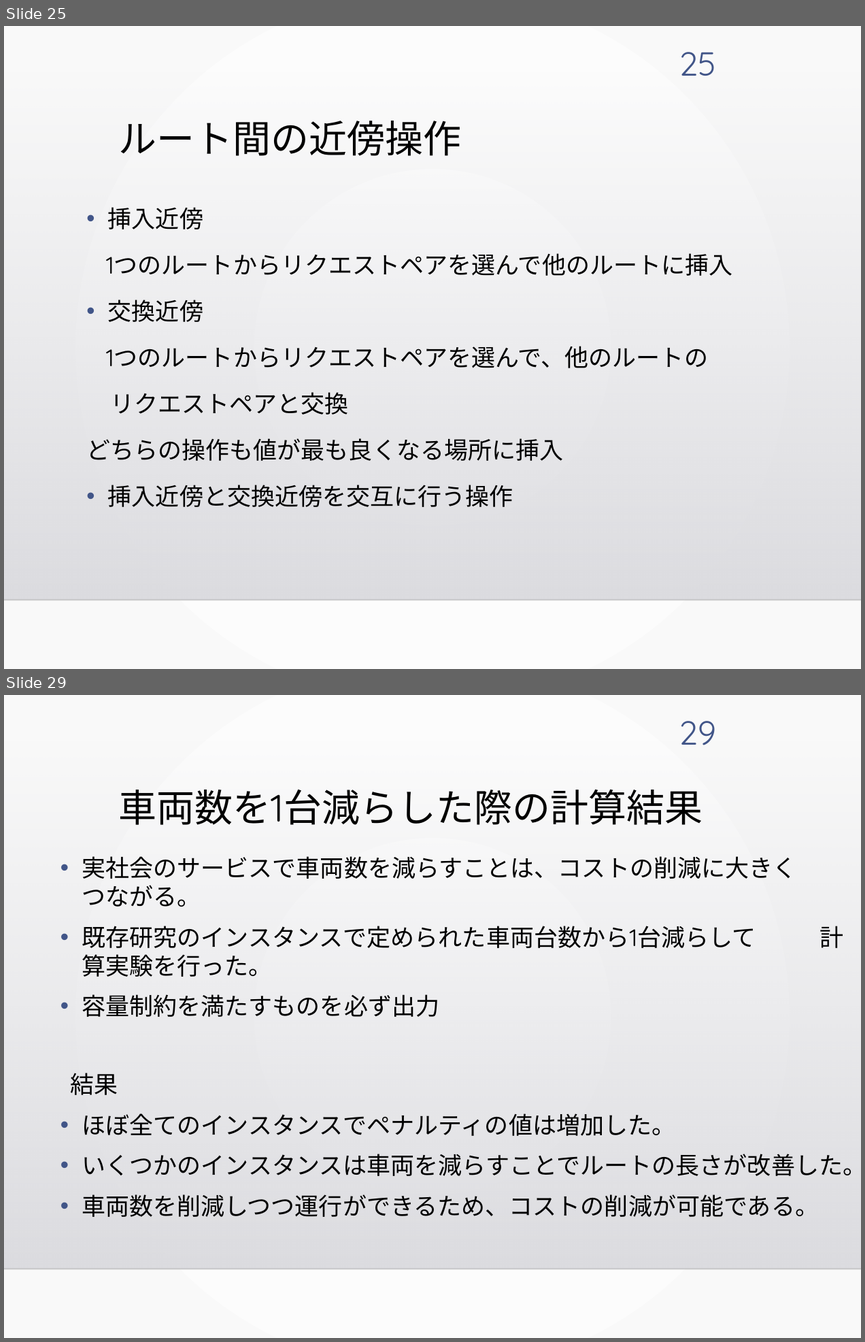
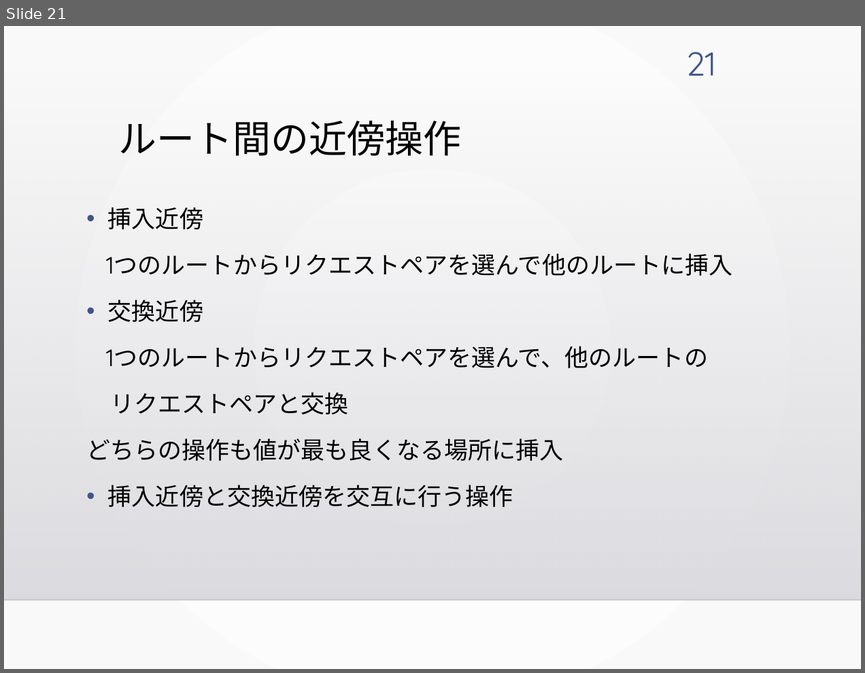
Before and after one commit to kotaro400/DARP, a slide deck: 中間発表_M1.pptx. Shown one above the other, each under a label of ours: slides 25 and 29 before the commit, slide 21 after it; the slides between them are not shown. The pictures are 865x1342 and 865x673 pixels, drawn with LibreOffice and Linux fonts; fonts in the diff are those of the drawing; background and template pictures are left out. Boxes give left, top, right and bottom in pixels: in the first picture for what was removed or moved away, otherwise in the second. Text is boxed around its words. In the diff, an @@ line names an element or a change of style, - is before the commit and + after.

```diff
--- a/中間発表_M1.pptx
+++ b/中間発表_M1.pptx
@@ slide 29 removed at [4,695,861,1338], background gradient #FFFFFF to #FAFAFA; not listed: 2 template elements that a slide beside it also shows @@
@@ page number removed at [679,721,716,745] @@
-29
@@ title removed at [118,789,702,825] @@
-車両数を1台減らした際の計算結果
@@ text removed at [70,856,861,1217] @@
-• 実社会のサービスで車両数を減らすことは、コストの削減に大きく つながる。
-• 既存研究のインスタンスで定められた車両台数から1台減らして 計算実験を行った。
-• 容量制約を満たすものを必ず出力
-結果
-• ほぼ全てのインスタンスでペナルティの値は増加した。
-• いくつかのインスタンスは車両を減らすことでルートの長さが改善した。
-• 車両数を削減しつつ運行ができるため、コストの削減が可能である。
@@ what was slide 25 is now slide 21 @@
@@ page number at [686,52,716,76]: text changed @@
-25
+21
```
Also in this commit, not shown: 4 slides changed, 1 slide added, 5 other slides removed, 10 other files.
